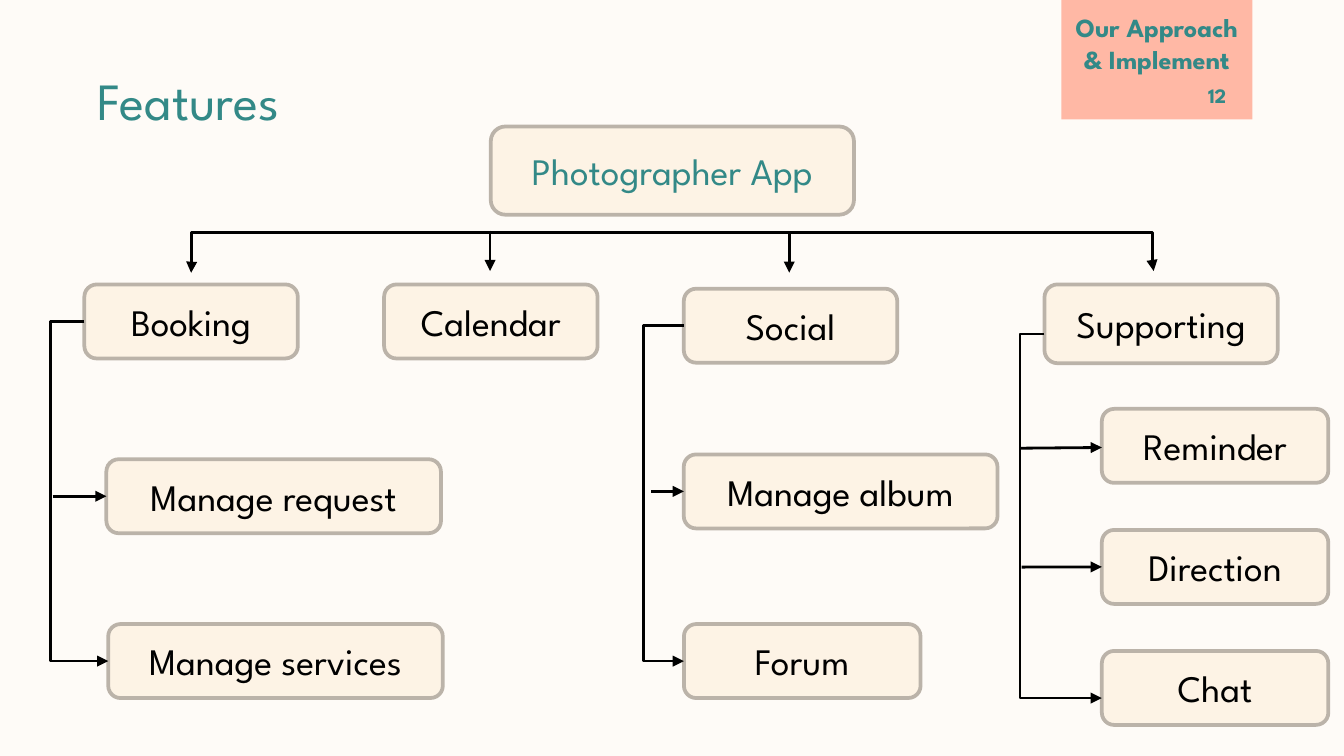
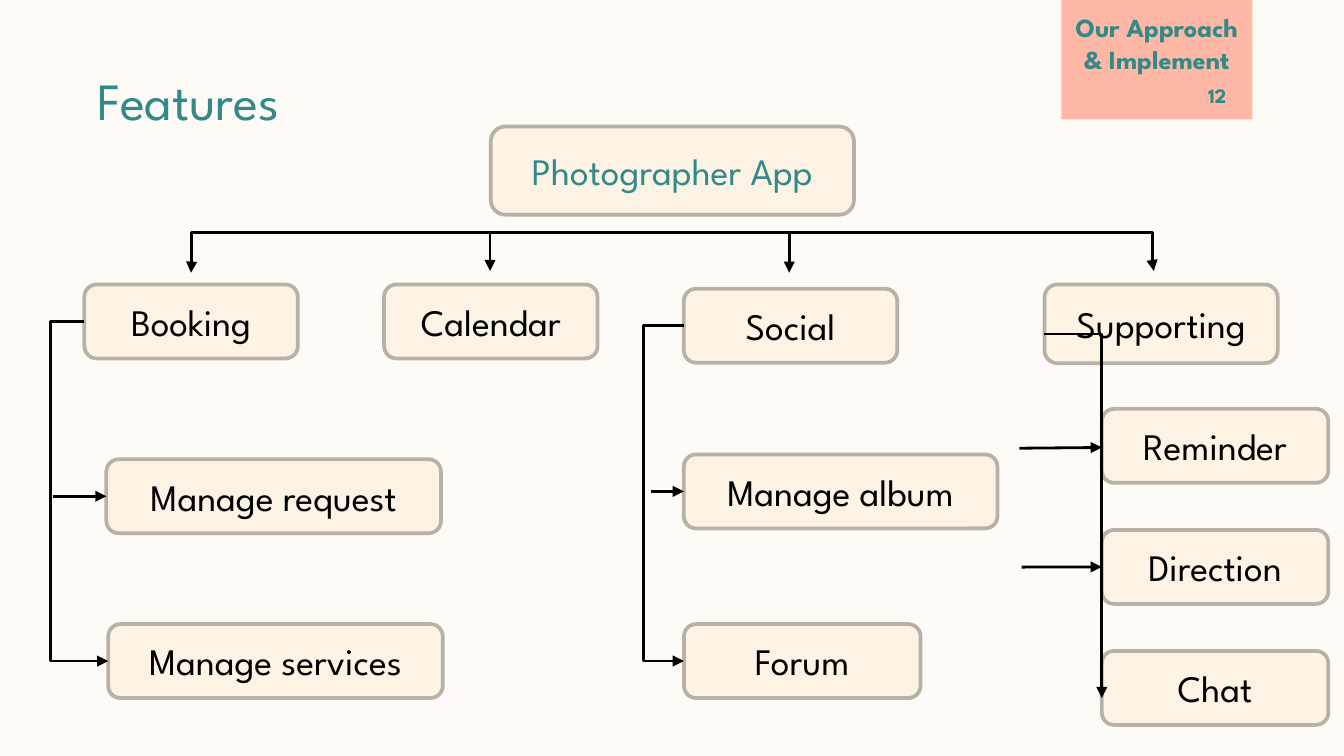
Before and after one commit to thienthao/pbs, a slide deck: slide 12 of Documents/reports/submit/final_present.pptx. Drawn at 1344x756 pixels with LibreOffice and Linux fonts; fonts in the diff are those of the drawing. Boxes give left, top, right and bottom in pixels: in the first picture for what was removed or moved away, otherwise in the second. Text is boxed around its words. In the diff, an @@ line names an element or a change of style, - is before the commit and + after.

```diff
--- a/Documents/reports/submit/final_present.pptx
+++ b/Documents/reports/submit/final_present.pptx
@@ background #FDF3E5 at 30% opacity to #FDF3E5 at 29% opacity @@
@@ outline #BBB4A9 2 pt to #B8B1A7 2 pt; proportions changed in 4 elements at box(1102, 530, 1329, 603), box(1102, 650, 1329, 724), box(1102, 409, 1329, 482), box(1044, 285, 1278, 364) @@
@@ elbow arrow (1044, 335) - (1102, 698): route changed @@
```
Also in this commit, not shown: 73 other slides changed, 11 other files.
